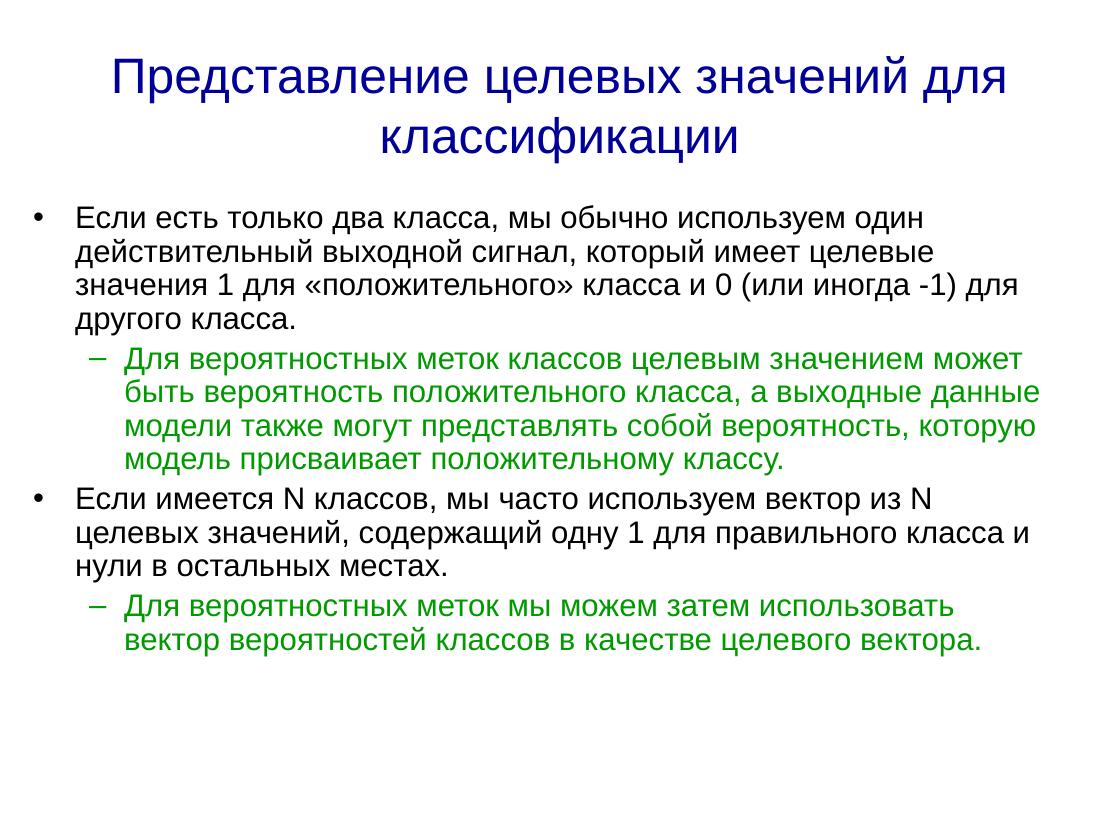
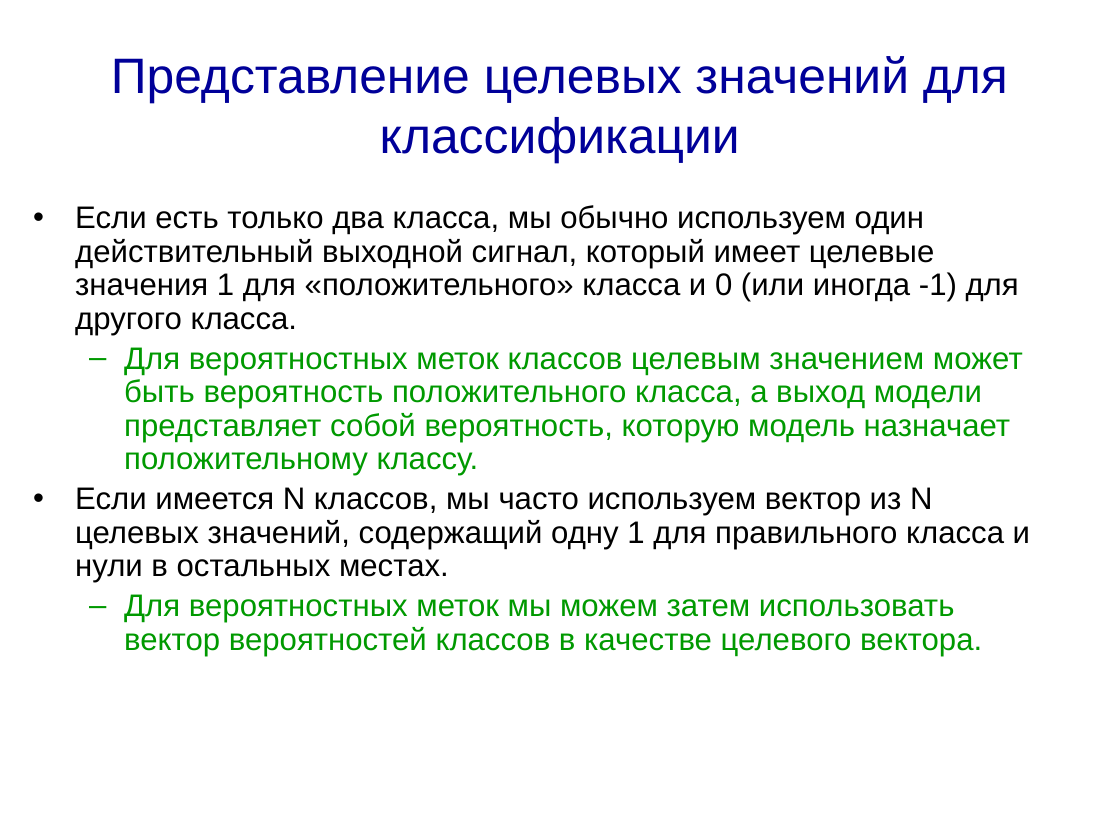
Before and after one commit to sudakov/ai-lab, a slide deck: slide 3 of ML3.pptx. Drawn at 1120x840 pixels with LibreOffice and Linux fonts; fonts in the diff are those of the drawing. Boxes give left, top, right and bottom in pixels: in the first picture for what was removed or moved away, otherwise in the second. Text is boxed around its words. In the diff, an @@ line names an element or a change of style, - is before the commit and + after.

```diff
--- a/ML3.pptx
+++ b/ML3.pptx
@@ text at bbox=[124, 347, 1023, 476]: text changed @@
-  – Для вероятностных меток классов целевым значением может быть вероятность положительного класса, а выходные данные модели также могут представлять собой вероятность, которую модель присваивает положительному классу.
+  – Для вероятностных меток классов целевым значением может быть вероятность положительного класса, а выход модели представляет собой вероятность, которую модель назначает положительному классу.
```
Also in this commit, not shown: 12 other slides changed, 4 slides added, 1 other file.
